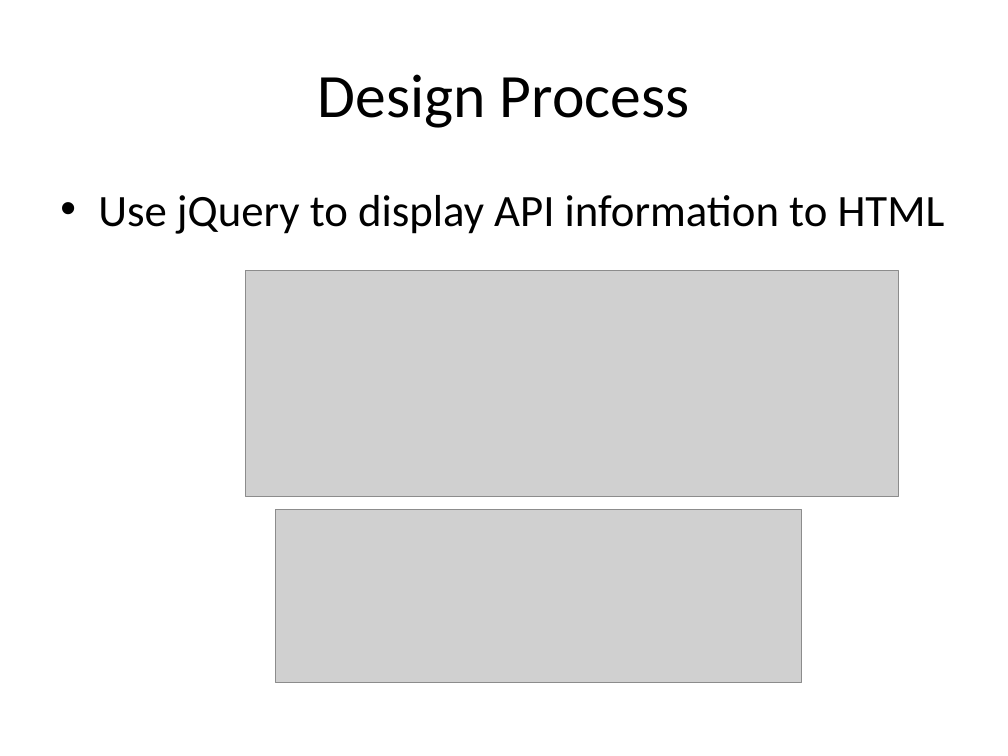
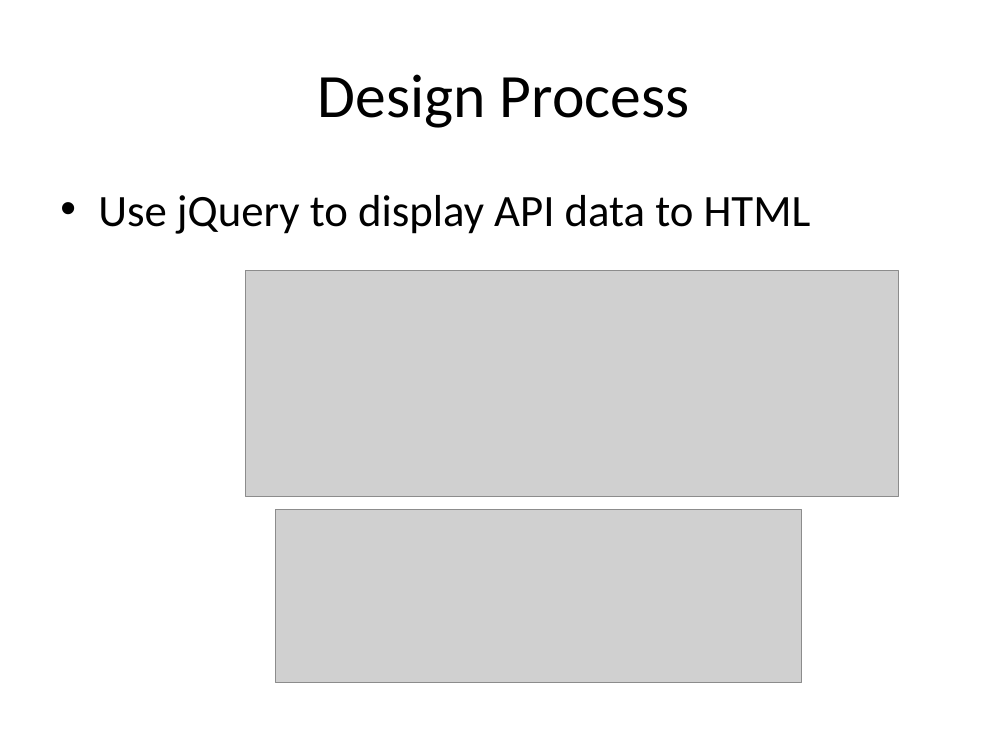
Before and after one commit to taddes/Project-1-Travel-App, a slide deck: slide 9 of Presentation1MyTravel.pptx (slide 8 before the commit). Drawn at 1008x756 pixels with LibreOffice and Linux fonts; fonts in the diff are those of the drawing; grey boxes stand for pictures; background and template pictures are left out. Boxes give left, top, right and bottom in pixels: in the first picture for what was removed or moved away, otherwise in the second. Text is boxed around its words. In the diff, an @@ line names an element or a change of style, - is before the commit and + after.

```diff
--- a/Presentation1MyTravel.pptx
+++ b/Presentation1MyTravel.pptx
@@ text at [98, 195, 811, 234]: text changed @@
-• Use jQuery to display API information to HTML
+• Use jQuery to display API data to HTML
```
Also in this commit, not shown: 2 other slides changed, 3 slides added, 1 slide removed.
